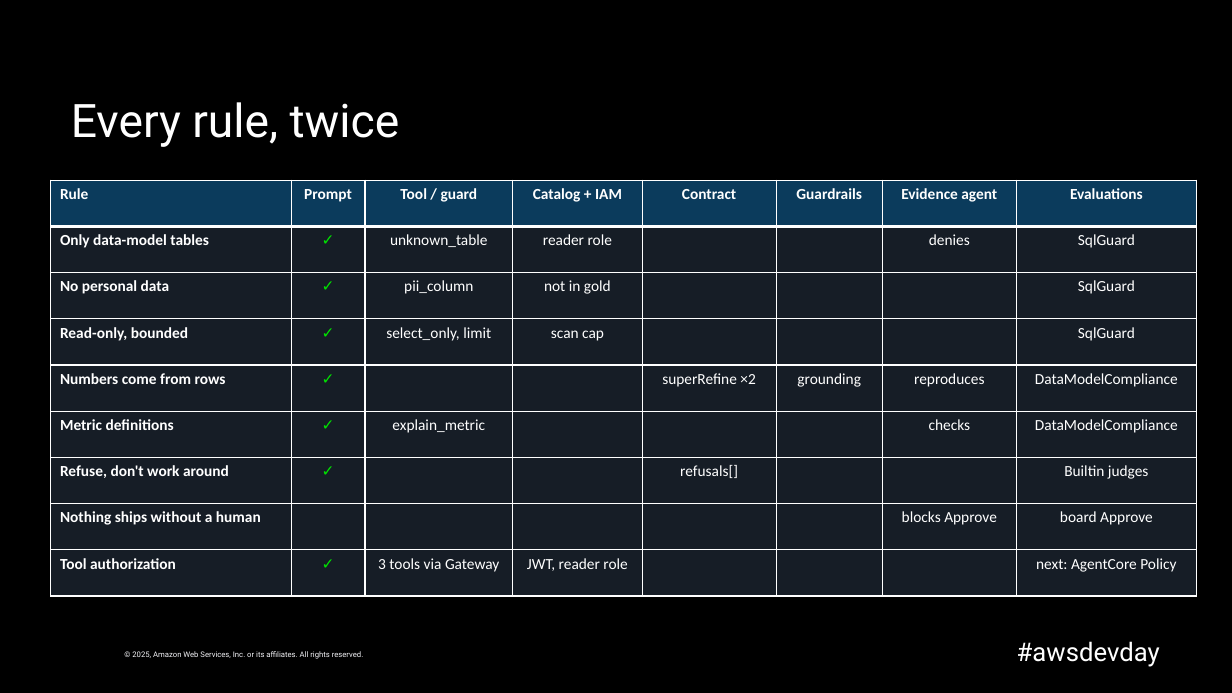
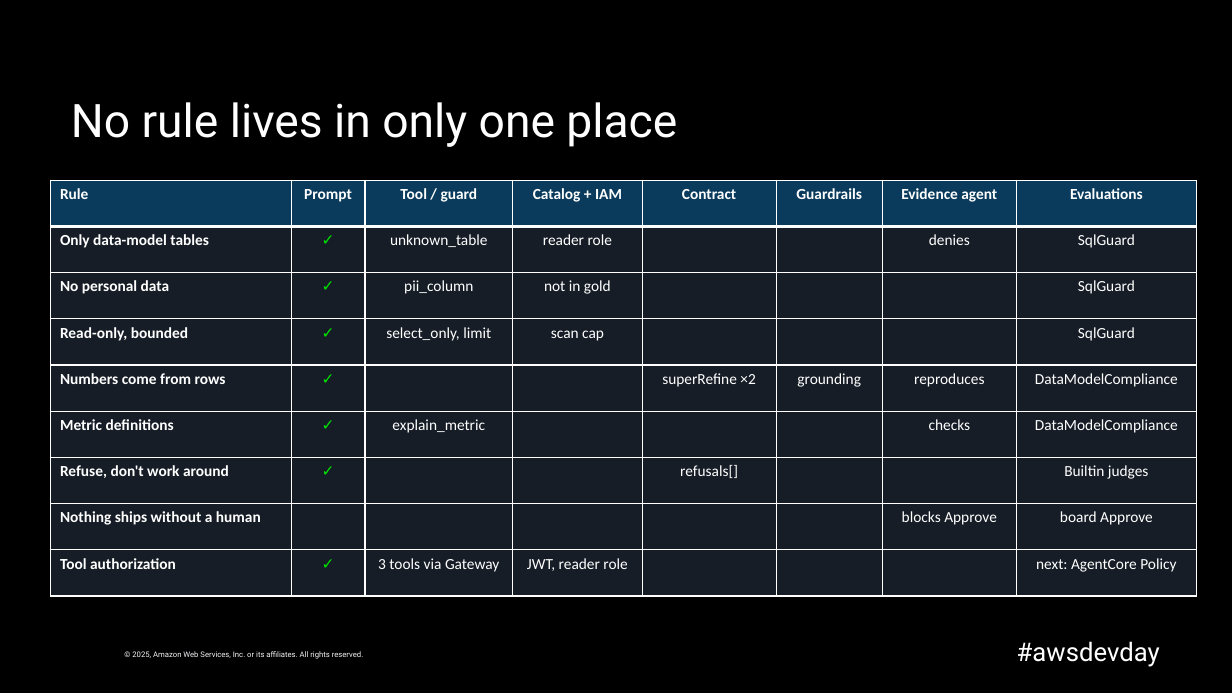
Before and after one commit to caroline-cah/lakehouse-harness, a slide deck: slide 31 of talk/harness-engineering-live.pptx (slide 30 before the commit). Drawn at 1232x693 pixels with LibreOffice and Linux fonts; fonts in the diff are those of the drawing; background and template pictures are left out. Boxes give left, top, right and bottom in pixels: in the first picture for what was removed or moved away, otherwise in the second. Text is boxed around its words. In the diff, an @@ line names an element or a change of style, - is before the commit and + after.

```diff
--- a/talk/harness-engineering-live.pptx
+++ b/talk/harness-engineering-live.pptx
@@ title at <box>71,102,677,147</box>: text changed @@
-Every rule, twice
+No rule lives in only one place
```
Also in this commit, not shown: 15 other slides changed, 16 slides added, 20 slides removed, 2 other files.
